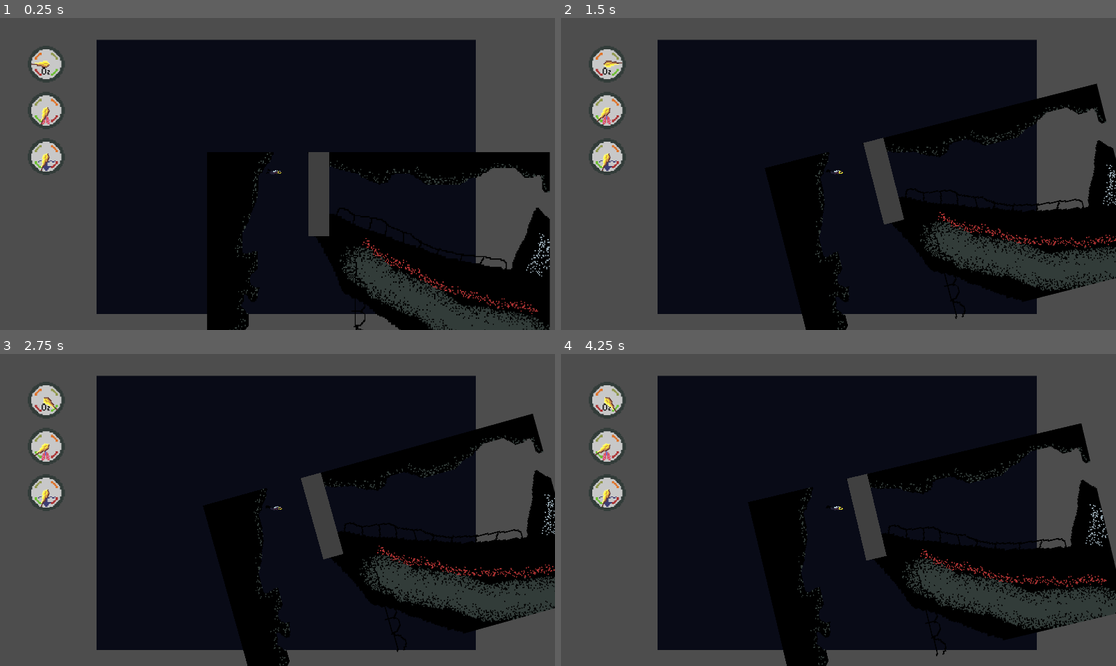
Above: before the commit, frames 1-4 (two rows, left to right).
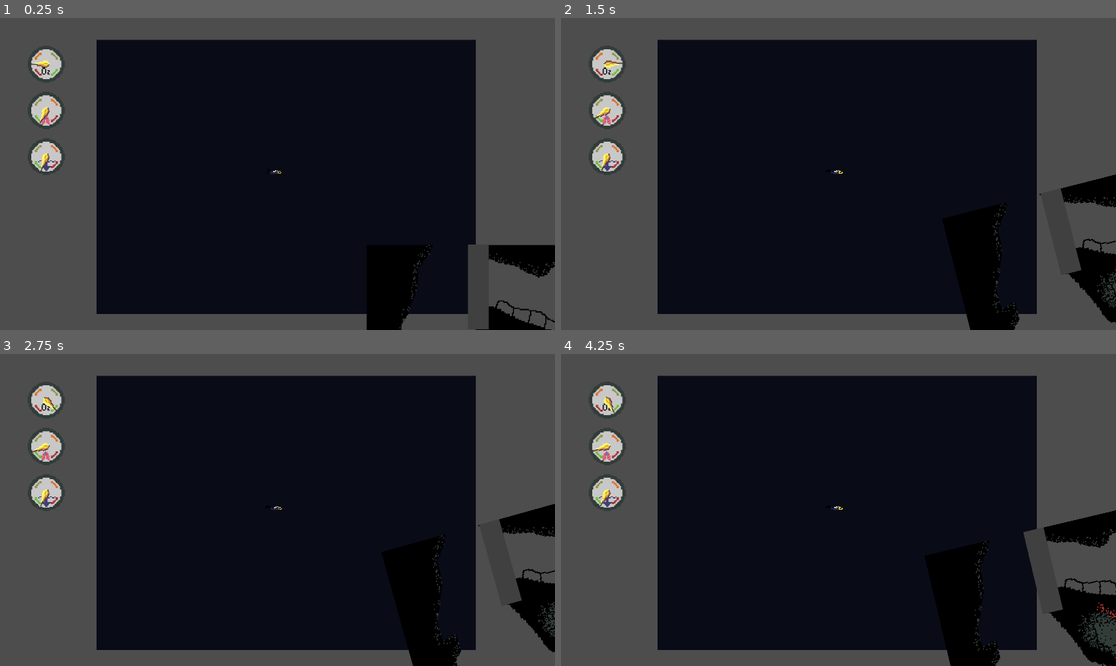
Above: after the commit, the same moments.

Repository: BrothersChimes/aphosis
Game: Godot game, scene res://Main.tscn
Same seed, same stepped clock (60 frames per second), same inputs: the game is played once before the commit and once after it.
Inputs:
- Up to frame 1 (0.25 s): no input
- Up to frame 2 (1.5 s): hold Right (right_button) 0.53-1.28 s; hold Space (sprint) 0.53-1.28 s; hold Left (left_button) from 1.28 s (still down); tap Space (sprint) at 1.35 s
- Up to frame 3 (2.75 s): release Left (left_button) at 2.03 s; hold Right (right_button) from 2.03 s (still down); hold Space (sprint) from 2.03 s (still down)
- Up to frame 4 (4.25 s): release Right (right_button) at 2.78 s; release Space (sprint) at 2.78 s; hold Up (up_button) 2.78-3.53 s; tap Space (sprint) at 2.85 s; hold Left (left_button) from 3.53 s (still down); hold Space (sprint) from 3.53 s (still down)

The runs differ from the first frame. In frame 1, 9.0% of the frame differs, in the area x 7-100%, y 28-100%; in frame 2, 9.7%; in frame 3, 9.6%; in frame 4, 11%, in the area x 5-100%, y 13-100%.

Commit message:
Working Guages

Diff:
--- a/Main.gd
+++ b/Main.gd
@@ -5,16 +5,13 @@
 
 var o2 = 1000.0
 
-# Called when the node enters the scene tree for the first time.
 func _ready():
 	$HUD/GuageO2.set_all_values(o2, 0.0, player.max_oxy)
 	$HUD/GuageConsumption.set_all_values(o2, 0.0, player.max_consumption)
-	pass # Replace with function body.
+	$HUD/GuageDepth.set_all_values(player.get_depth(), 0.0, player.max_depth_possible)
 
 
-# Called every frame. 'delta' is the elapsed time since the previous frame.
 func _process(delta):
 	$HUD/GuageO2.set_value(player.get_oxy())
-	$HUD/GuageConsumption.set_value(player.consumption)
-	pass
-	#$Camera2D.rotation += delta / 5
+	$HUD/GuageConsumption.set_value(player.get_consumption())
+	$HUD/GuageDepth.set_value(player.get_depth())
--- a/Main.tscn
+++ b/Main.tscn
@@ -25,7 +25,7 @@
 texture = ExtResource("3_3py2l")
 
 [node name="Player" parent="." instance=ExtResource("2_i4oek")]
-position = Vector2(577, 325)
+position = Vector2(26, 4)
 rotation = 1.5708
 
 [node name="Camera2D" type="Camera2D" parent="Player"]
--- a/player.gd
+++ b/player.gd
@@ -23,31 +23,49 @@
 
 
 #Oxygen System
-const max_consumption = 10
 const max_oxy = 1000
 var oxy = max_oxy
-var base_consumption = 0.1
+var base_consumption = 0.0003
 var consumption = base_consumption
-var consumption_multiplier =  0.01
+var min_consumption_multiplier = 1.0
+var max_consumption_multiplier = 4.0
+var max_consumption = base_consumption * 3.0 * max_consumption_multiplier
+var consumption_multiplier = min_consumption_multiplier
+
+#depth system
+const max_depth_possible = 1080.0
+@onready var current_depth = position.y
 
 func get_consumption():
+	var depth_ratio = (current_depth / max_depth_possible)
+	consumption_multiplier = max_consumption_multiplier * depth_ratio
+	print(consumption_multiplier)
+	if consumption_multiplier < min_consumption_multiplier:
+		consumption_multiplier = min_consumption_multiplier
+
 	var new_consumption = base_consumption
-	print('consump')
 	if is_moving:
-		print('move')
-		new_consumption += 1
+		new_consumption += base_consumption
 		if is_sprinting:
-			print('sprint')
-			new_consumption += 1
-	return new_consumption
+			new_consumption += base_consumption
+	return new_consumption * consumption_multiplier
 
 func get_oxy():
 	return oxy
 
+func get_depth():
+	return current_depth
+
 func suck_oxy(delta):
 	oxy -= oxy * consumption * delta * consumption_multiplier
 
+func apply_depth():
+	current_depth = position.y
+	pass
+	#current_depth = position.y
+
 func _process(delta: float) -> void:
+	apply_depth()
 	consumption = get_consumption()
 	suck_oxy(delta)
 
--- a/player.tscn
+++ b/player.tscn
@@ -5,6 +5,10 @@
 
 [sub_resource type="PhysicsMaterial" id="PhysicsMaterial_xewo8"]
 friction = 0.1
+
+[sub_resource type="CapsuleShape2D" id="CapsuleShape2D_ekehc"]
+radius = 6.31319
+height = 40.0221
 
 [sub_resource type="AtlasTexture" id="AtlasTexture_rqu1j"]
 atlas = ExtResource("1_p1fdi")
@@ -112,15 +116,15 @@
 "speed": 5.0
 }]
 
-[sub_resource type="CapsuleShape2D" id="CapsuleShape2D_ekehc"]
-radius = 6.31319
-height = 40.0221
-
 [node name="Player" type="RigidBody2D"]
 physics_material_override = SubResource("PhysicsMaterial_xewo8")
 gravity_scale = 0.0
 angular_damp = 2.0
 script = ExtResource("1_3toru")
+
+[node name="CollisionShape2D" type="CollisionShape2D" parent="."]
+position = Vector2(0.313667, 12.2922)
+shape = SubResource("CapsuleShape2D_ekehc")
 
 [node name="DiverSprite" type="AnimatedSprite2D" parent="."]
 texture_filter = 1
@@ -130,7 +134,3 @@
 sprite_frames = SubResource("SpriteFrames_wm7sl")
 animation = &"swim_slow"
 autoplay = "swim_slow"
-
-[node name="CollisionShape2D" type="CollisionShape2D" parent="."]
-position = Vector2(0.313667, 12.2922)
-shape = SubResource("CapsuleShape2D_ekehc")
--- a/project.godot
+++ b/project.godot
@@ -12,7 +12,7 @@
 
 config/name="ScubaDiver"
 run/main_scene="res://Main.tscn"
-config/features=PackedStringArray("4.2", "Forward Plus")
+config/features=PackedStringArray("4.3", "Forward Plus")
 config/icon="res://icon.svg"
 
 [display]
@@ -24,26 +24,26 @@
 
 left_button={
 "deadzone": 0.5,
-"events": [Object(InputEventKey,"resource_local_to_scene":fa …(175 unchanged characters)… ode":4194319,"key_label":0,"unicode":0,"echo":false,"script":null)
+"events": [Object(InputEventKey,"resource_local_to_scene":fa …(175 unchanged characters)… ode":4194319,"key_label":0,"unicode":0,"location":0,"echo":false,"script":null)
 ]
 }
 right_button={
 "deadzone": 0.5,
-"events": [Object(InputEventKey,"resource_local_to_scene":fa …(175 unchanged characters)… ode":4194321,"key_label":0,"unicode":0,"echo":false,"script":null)
+"events": [Object(InputEventKey,"resource_local_to_scene":fa …(175 unchanged characters)… ode":4194321,"key_label":0,"unicode":0,"location":0,"echo":false,"script":null)
 ]
 }
 up_button={
 "deadzone": 0.5,
-"events": [Object(InputEventKey,"resource_local_to_scene":fa …(175 unchanged characters)… ode":4194320,"key_label":0,"unicode":0,"echo":false,"script":null)
+"events": [Object(InputEventKey,"resource_local_to_scene":fa …(175 unchanged characters)… ode":4194320,"key_label":0,"unicode":0,"location":0,"echo":false,"script":null)
 ]
 }
 down_button={
 "deadzone": 0.5,
-"events": [Object(InputEventKey,"resource_local_to_scene":fa …(175 unchanged characters)… ode":4194322,"key_label":0,"unicode":0,"echo":false,"script":null)
+"events": [Object(InputEventKey,"resource_local_to_scene":fa …(175 unchanged characters)… ode":4194322,"key_label":0,"unicode":0,"location":0,"echo":false,"script":null)
 ]
 }
 sprint={
 "deadzone": 0.5,
-"events": [Object(InputEventKey,"resource_local_to_scene":fa …(171 unchanged characters)… keycode":32,"key_label":0,"unicode":32,"echo":false,"script":null)
+"events": [Object(InputEventKey,"resource_local_to_scene":fa …(171 unchanged characters)… keycode":32,"key_label":0,"unicode":32,"location":0,"echo":false,"script":null)
 ]
 }
